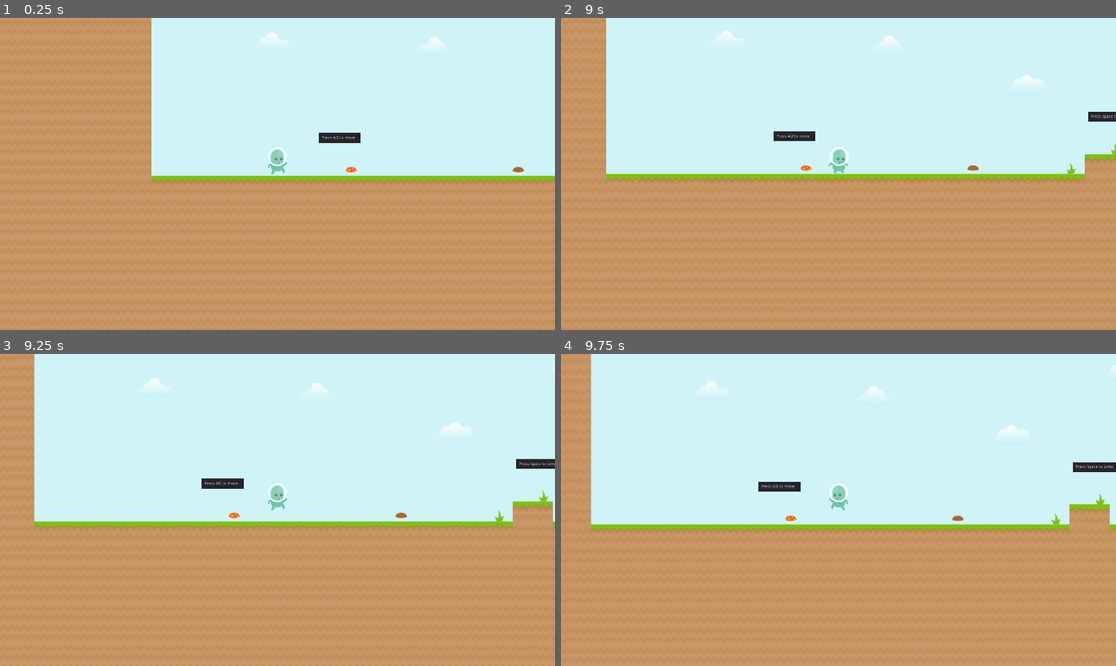
Above: before the commit, frames 1-4 (two rows, left to right).
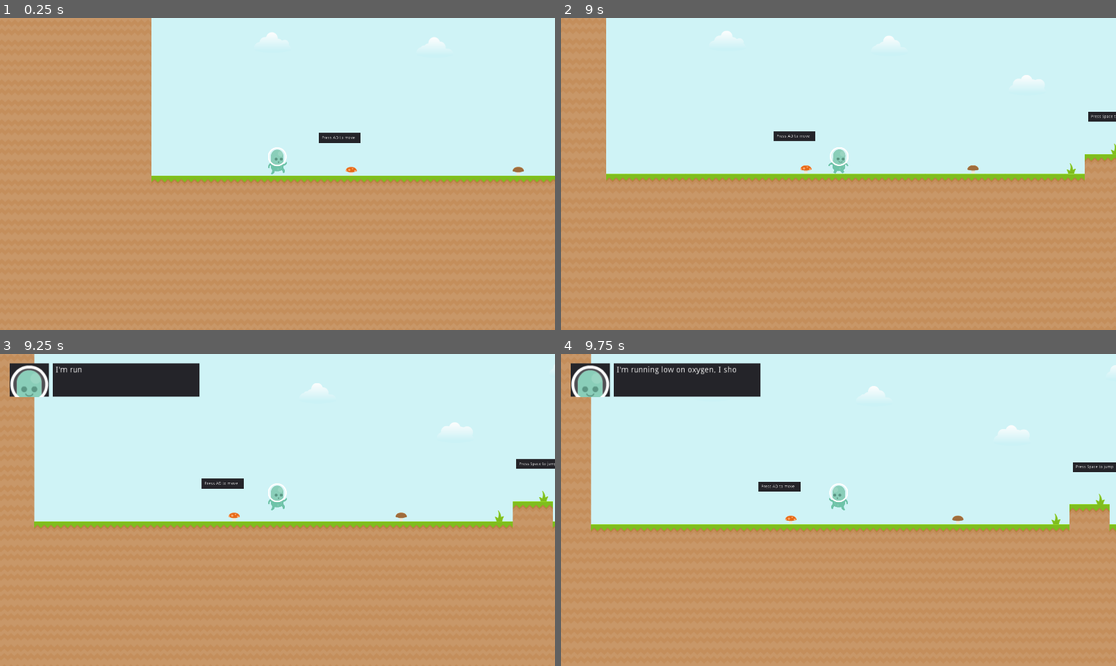
Above: after the commit, the same moments.

Repository: Miziziziz/horrorkenneyplatformer
Game: Godot game, scene res://levels/Intro.tscn
Two runs of this game, one before a commit and one after it. Both use one fixed random seed, a clock stepped at 60 frames per second and the inputs below.
Inputs:
- Up to frame 1 (0.25 s): no input
- Up to frame 2 (9 s): tap Space (jump) at 0.5, 0.77, 1.25, 1.52, 2, 2.75, 3.02, 3.5, 3.77, 4.25, 4.52, 6.02, 6.77, 7.52 s; hold D (move_right) 0.53-2.03 s; tap E (use) every 0.75 s from 0.6 to 8.85 s; hold A (move_left) 2.03-2.78 s; hold D (move_right) 2.78-4.28 s; tap R (restart) at 4.15 s; hold A (move_left) 4.28-5.03 s; hold D (move_right) 5.03-5.78 s; hold A (move_left) 5.78-7.28 s; hold D (move_right) from 7.28 s (still down)
- Up to frame 3 (9.25 s): keep holding D (move_right); tap Space (jump) at 9.02 s
- Up to frame 4 (9.75 s): release D (move_right) at 9.53 s; hold A (move_left) from 9.53 s (still down); tap E (use) at 9.6 s

Frames 1-2 are identical in both runs. In frame 3, 3.7% of the frame differs, in the area x 1-37%, y 2-14%; in frame 4, 3.7%.

Commit message:
fixed bug where monster spawned more than once if you restarted first level, made display messages longer

Diff:
--- a/LevelManager.gd
+++ b/LevelManager.gd
@@ -21,6 +21,13 @@
 	level_ind = (level_ind-1) % level_list.size()
 	load_level(level_ind)
 
+func restart_level():
+	for d in delete_on_load:
+		d.queue_free()
+	delete_on_load = []
+	FanSoundManager.stop_fan()
+	get_tree().reload_current_scene()
+
 func load_level(ind):
 	for d in delete_on_load:
 		d.queue_free()
--- a/Player.gd
+++ b/Player.gd
@@ -30,8 +30,8 @@
 	if Input.is_action_just_pressed("exit"):
 		get_tree().quit()
 	if dead and Input.is_action_just_pressed("restart"):
-		FanSoundManager.stop_fan()
-		get_tree().reload_current_scene()
+		LevelManager.restart_level()
+
 
 var was_grounded = true
 var was_moving = false
--- a/TextTrigger.tscn
+++ b/TextTrigger.tscn
@@ -3,7 +3,7 @@
 [ext_resource path="res://TextTrigger.gd" type="Script" id=1]
 
 [sub_resource type="RectangleShape2D" id=1]
-extents = Vector2( 100, 100 )
+extents = Vector2( 160, 100 )
 
 [node name="TextTrigger" type="Area2D"]
 collision_layer = 0
--- a/levels/Entrance.tscn
+++ b/levels/Entrance.tscn
@@ -31,7 +31,7 @@
 }
 
 [sub_resource type="RectangleShape2D" id=2]
-extents = Vector2( 153, 100 )
+extents = Vector2( 187, 100 )
 
 [sub_resource type="RectangleShape2D" id=3]
 extents = Vector2( 100, 100 )
@@ -59,10 +59,9 @@
 color = Color( 0, 0, 0, 1 )
 
 [node name="TextTriggers" type="Node2D" parent="."]
-editor/display_folded = true
 
 [node name="TextTrigger" parent="TextTriggers" instance=ExtResource( 4 )]
-position = Vector2( 136, 867 )
+position = Vector2( 51, 867 )
 text_to_show = "I can't go back outside; I'm out of oxygen"
 
 [node name="Lights" type="Node2D" parent="."]
@@ -190,8 +189,7 @@
 position = Vector2( 442, 867 )
 
 [node name="LightTrigger" type="Area2D" parent="."]
-editor/display_folded = true
-position = Vector2( 901, 833 )
+position = Vector2( 986, 833 )
 collision_layer = 0
 collision_mask = 2
 script = ExtResource( 11 )
--- a/levels/Finale.tscn
+++ b/levels/Finale.tscn
@@ -29,7 +29,6 @@
 emission_sphere_radius = 50.0
 flag_disable_z = true
 gravity = Vector3( 0, 200, 0 )
-angular_velocity = 0.0
 orbit_velocity = 0.0
 orbit_velocity_random = 0.0
 scale = 3.0
@@ -37,7 +36,7 @@
 color = Color( 0, 0, 0, 1 )
 
 [sub_resource type="Animation" id=3]
-length = 2.2
+length = 4.0
 tracks/0/type = "value"
 tracks/0/path = NodePath("LargeArcLight3:enabled")
 tracks/0/interp = 1
@@ -93,7 +92,7 @@
 tracks/4/imported = false
 tracks/4/enabled = true
 tracks/4/keys = {
-"times": PoolRealArray( 2.1 ),
+"times": PoolRealArray( 3.6 ),
 "transitions": PoolRealArray( 1 ),
 "values": [ {
 "args": [  ],
@@ -121,7 +120,6 @@
 emission_sphere_radius = 28.95
 flag_disable_z = true
 gravity = Vector3( 0, 98, 0 )
-angular_velocity = 0.0
 orbit_velocity = 0.0
 orbit_velocity_random = 0.0
 scale = 3.0
@@ -166,6 +164,7 @@
 position = Vector2( 1241, -442 )
 rotation = 0.785397
 is_static = true
+cur_travel_dir = 1
 
 [node name="Lights" type="Node2D" parent="."]
 
Not shown, added: export_presets.cfg
